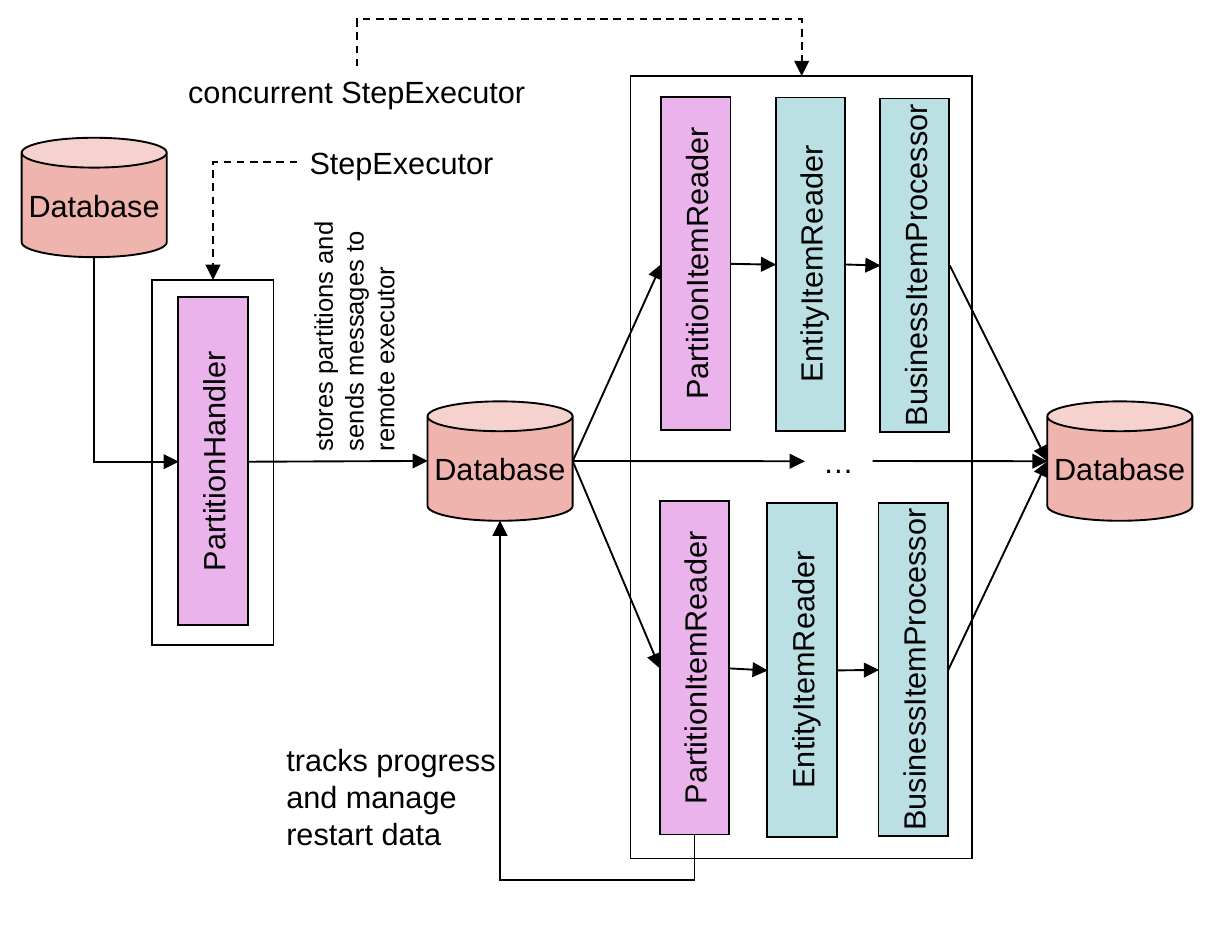
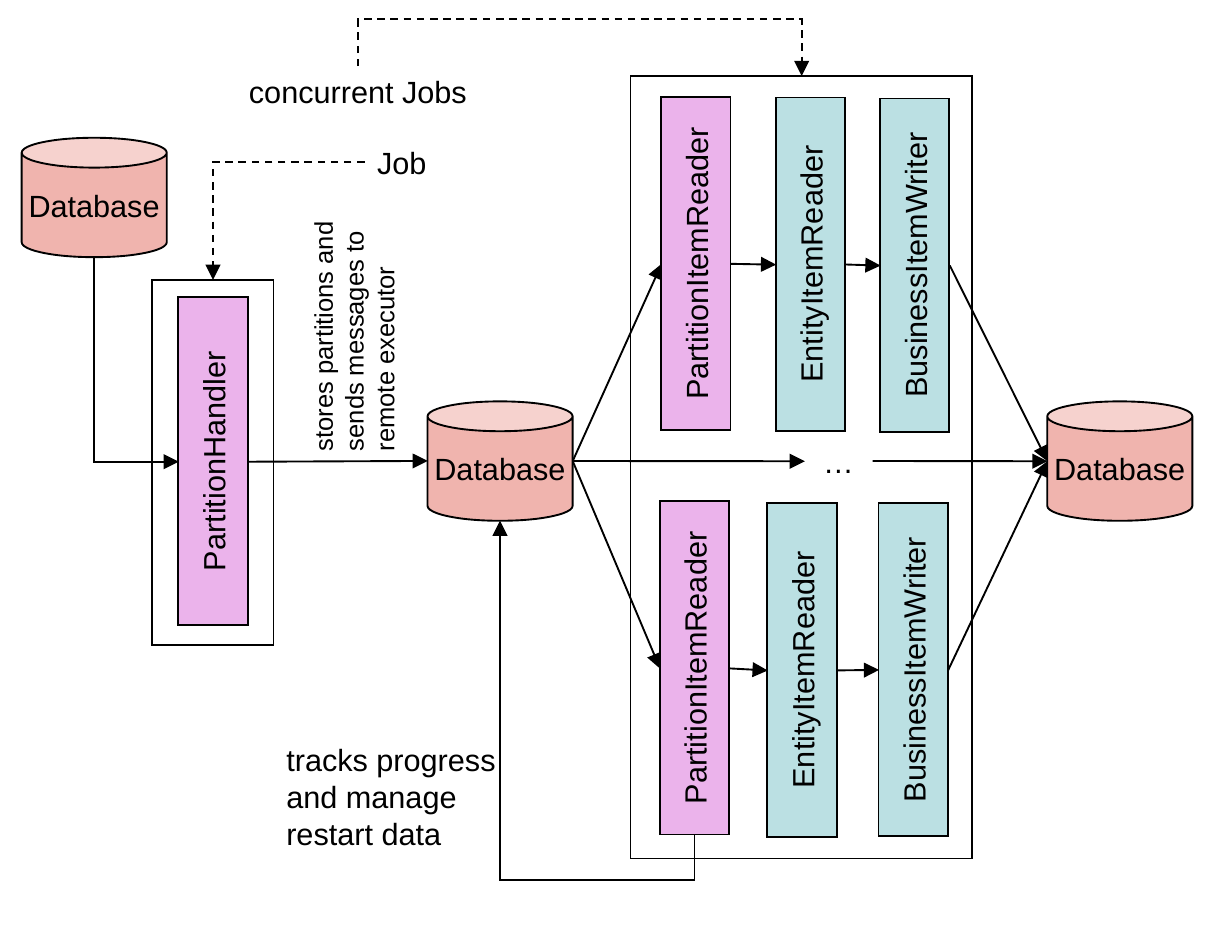
Before and after one commit to spring-projects/spring-batch, a slide deck: slide 4 of src/site/ppt/Figures.ppt. Drawn at 1232x942 pixels with LibreOffice and Linux fonts; fonts in the diff are those of the drawing. Boxes give left, top, right and bottom in pixels: in the first picture for what was removed or moved away, otherwise in the second. Text is boxed around its words. In the diff, an @@ line names an element or a change of style, - is before the commit and + after.

```diff
--- a/src/site/ppt/Figures.ppt
+++ b/src/site/ppt/Figures.ppt
@@ elbow arrow (359, 66) - (801, 76): route changed @@
@@ text at (x1=249, y1=80, x2=467, y2=104): text changed @@
-concurrent StepExecutor
+concurrent Jobs
@@ elbow arrow moved from (296, 162) - (214, 280) to (365, 162) - (214, 280) @@
@@ text removed at (x1=310, y1=152, x2=494, y2=180) @@
-StepExecutor
@@ text added at (x1=377, y1=151, x2=426, y2=175), 12 pt, text #000000 @@
+Job
@@ text in rectangle at (x1=899, y1=159, x2=933, y2=389): text changed @@
-BusinessItemProcessor
+BusinessItemWriter
@@ text in rectangle at (x1=898, y1=563, x2=932, y2=794): text changed @@
-BusinessItemProcessor
+BusinessItemWriter
```
Also in this commit, not shown: 8 other slides changed, 1 slide removed, 1 other file.
